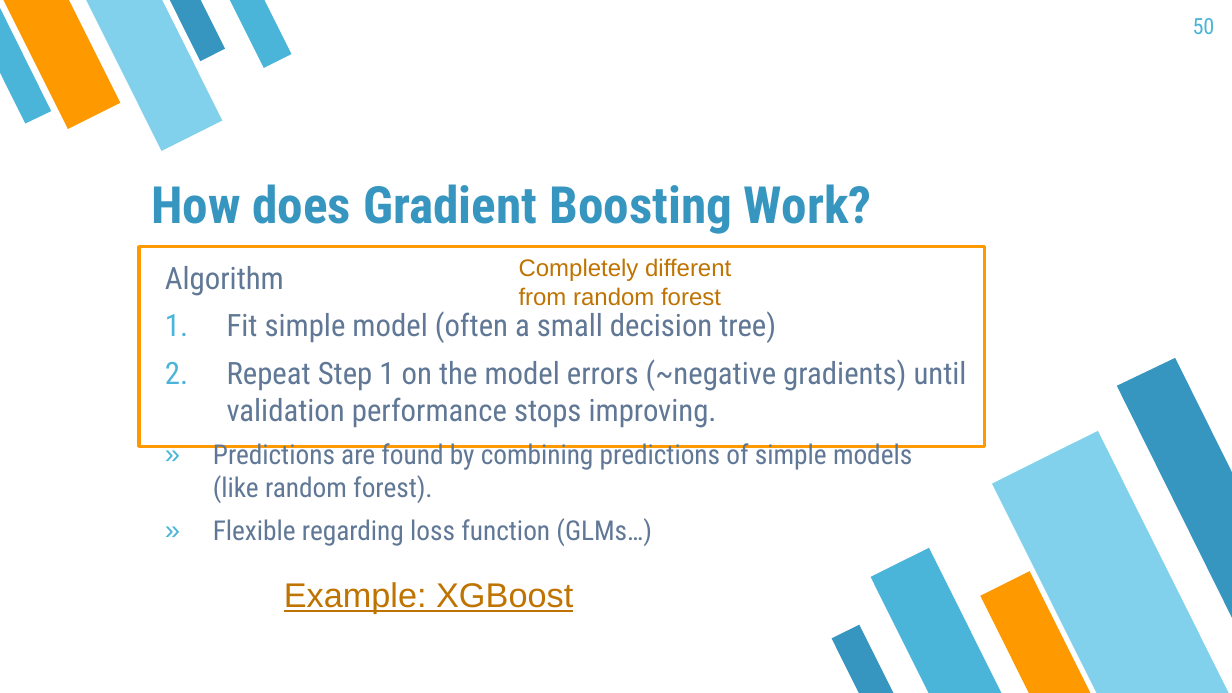
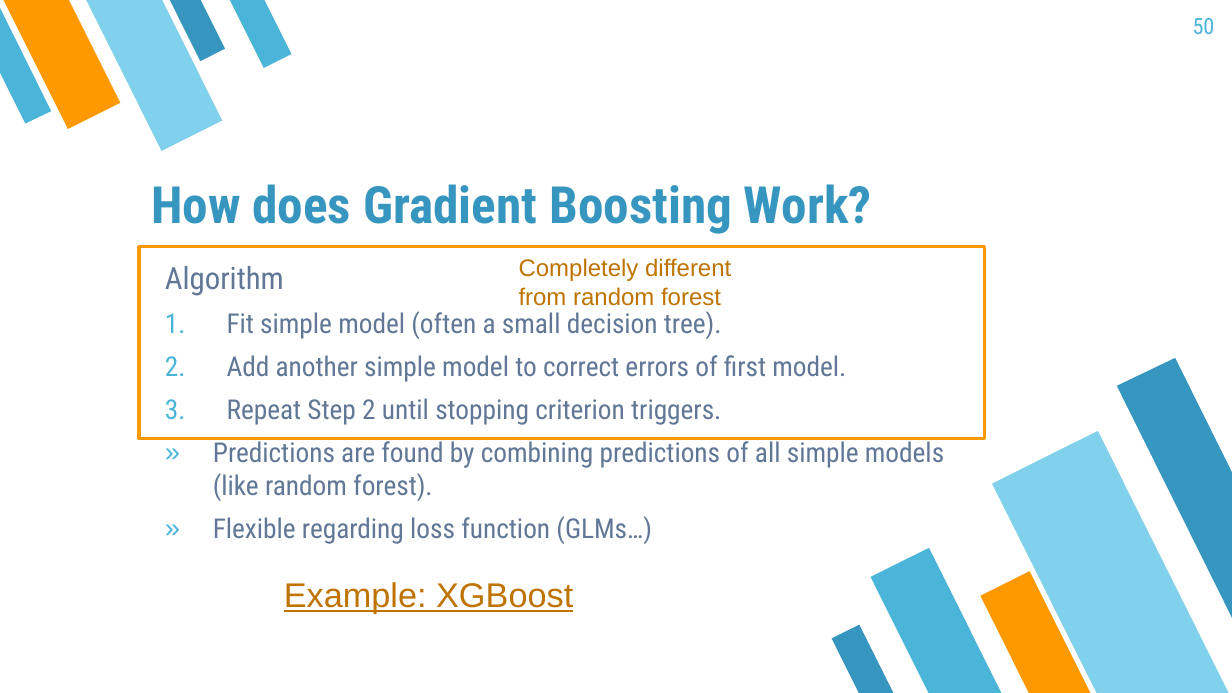
Before and after one commit to mayer79/ml_lecture, a slide deck: slide 50 of slides/ML_Lecture.pptx. Drawn at 1232x693 pixels with LibreOffice and Linux fonts; fonts in the diff are those of the drawing. Boxes give left, top, right and bottom in pixels: in the first picture for what was removed or moved away, otherwise in the second. Text is boxed around its words. In the diff, an @@ line names an element or a change of style, - is before the commit and + after.

```diff
--- a/slides/ML_Lecture.pptx
+++ b/slides/ML_Lecture.pptx
@@ text at <box>213,311,944,501</box>: text changed; size 18 to 16 pt @@
-1. Fit simple model (often a small decision tree)
-2. Repeat Step 1 on the model errors (~negative gradients) until validation performance stops improving.
-» Predictions are found by combining predictions of simple models
-  (like random forest).
+1. Fit simple model (often a small decision tree).
+2. Add another simple model to correct errors of first model.
+3. Repeat Step 2 until stopping criterion triggers.
+» Predictions are found by combining predictions of all simple models
+  (like random forest).
```
Also in this commit, not shown: 6 other files.
